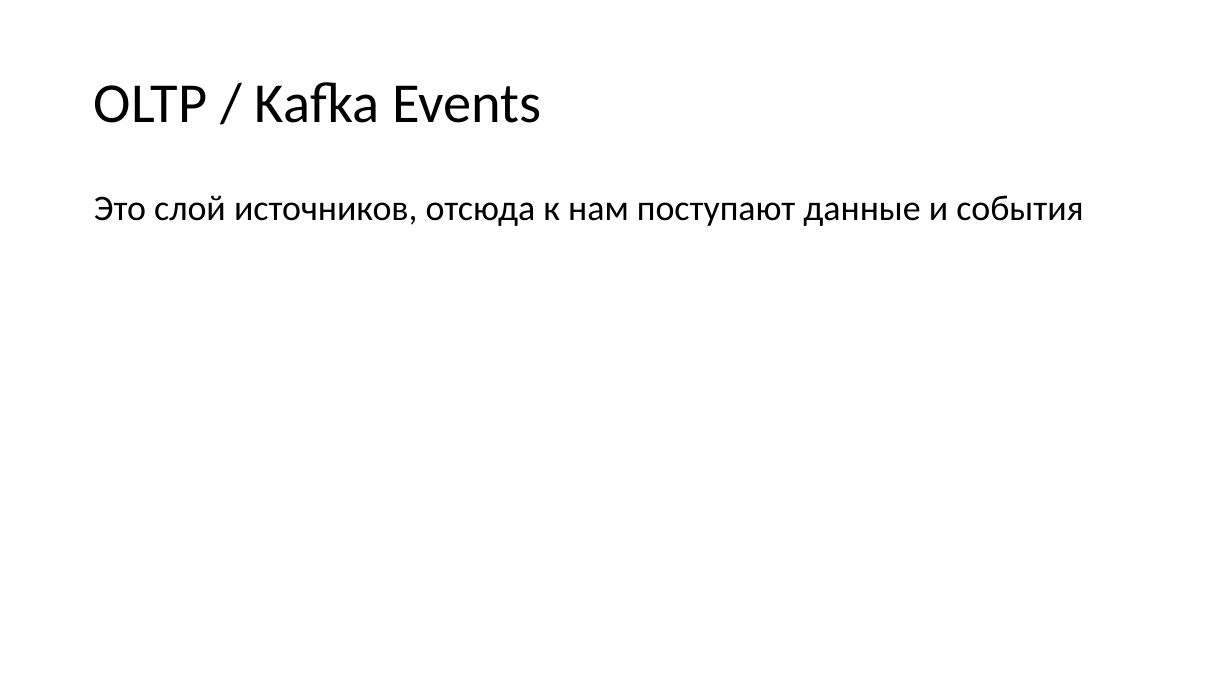
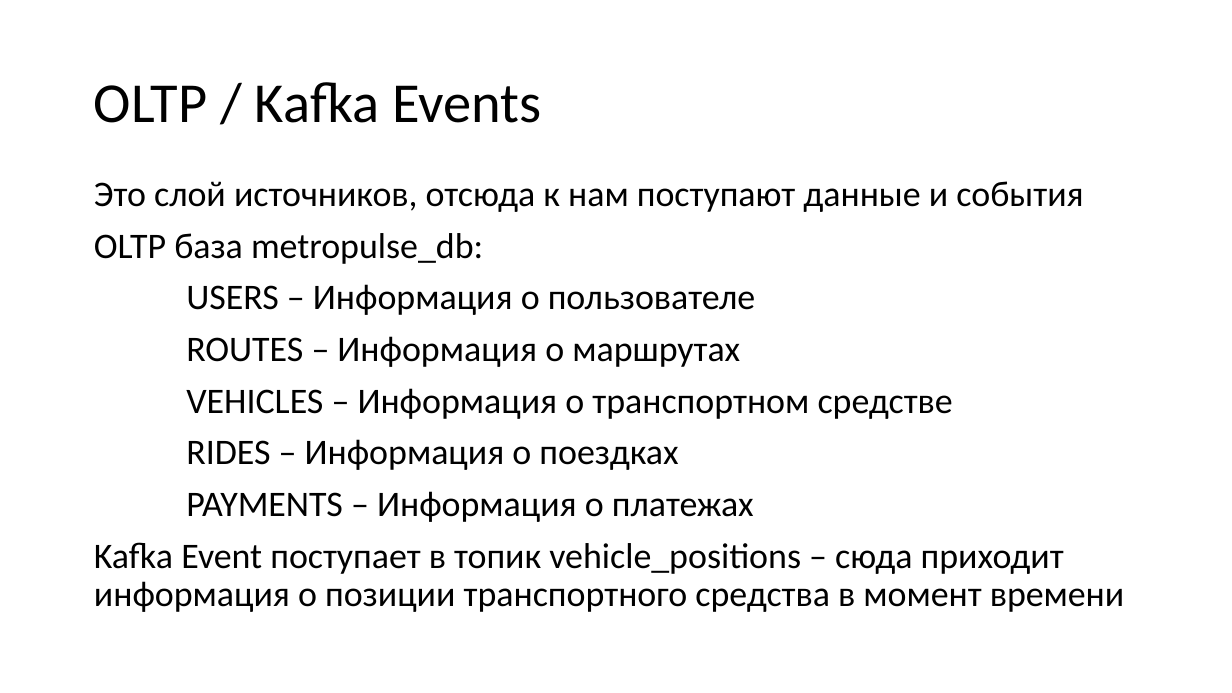
Before and after one commit to kuraterut/MetroPulse, a slide deck: slide 4 of Этап 1/Архитектурный документ.pptx. Drawn at 1232x693 pixels with LibreOffice and Linux fonts; fonts in the diff are those of the drawing. Boxes give left, top, right and bottom in pixels: in the first picture for what was removed or moved away, otherwise in the second. Text is boxed around its words. In the diff, an @@ line names an element or a change of style, - is before the commit and + after.

```diff
--- a/Этап 1/Архитектурный документ.pptx
+++ b/Этап 1/Архитектурный документ.pptx
@@ text "Это слой источников, отсюда к ...": place and size @@
-text "Это слой источников, отсюда к ..." at <box>94,195,1083,226</box>
+text "Это слой источников, отсюда к ..." at <box>94,181,1124,612</box>
@@ text at <box>94,233,1124,612</box>: paragraphs added @@
+OLTP база metropulse_db:
+USERS – Информация о пользователе
+ROUTES – Информация о маршрутах
+VEHICLES – Информация о транспортном средстве
+RIDES – Информация о поездках
+PAYMENTS – Информация о платежах
+Kafka Event поступает в топик vehicle_positions – сюда приходит информация о позиции транспортного средства в момент времени
```
Also in this commit, not shown: 2 other slides changed, 1 slide added, 1 slide removed, 1 other file.
